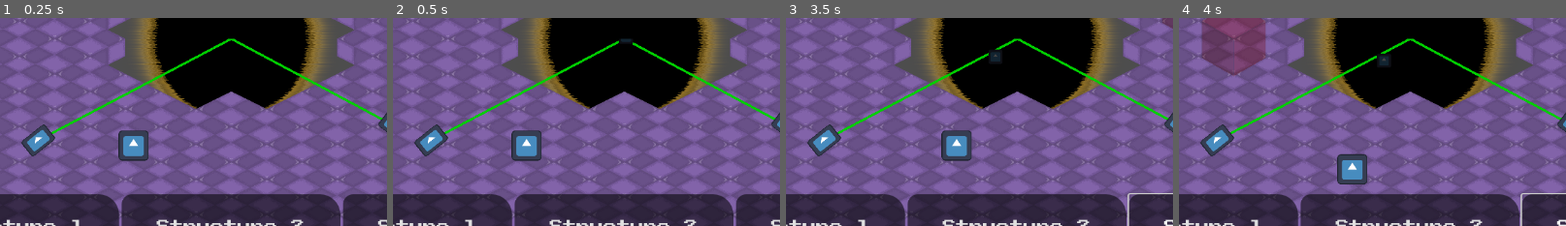
Above: before the commit, frames 1-4 (left to right).
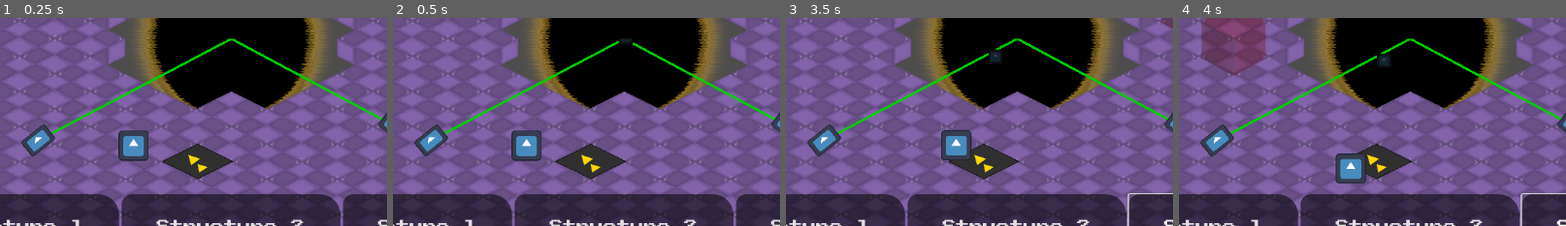
Above: after the commit, the same moments.

Repository: jkostello/Godot-Wild-Jam-69
Game: Godot game, scene res://level.tscn
Same seed, same stepped clock (60 frames per second), same inputs: the game is played once before the commit and once after it. The engine's default icon, where the game draws it, is replaced by a stand-in: a white triangle on a blue panel in a dark square.
Inputs (mouse positions are % of the whole screen's width and height, from its top left):
- Up to frame 1 (0.25 s): no input
- Up to frame 2 (0.5 s): no input
- Up to frame 3 (3.5 s): click "Structure 1" at 0.5 s; click "Structure 2" at 1.25 s; click "Structure 3" at 2 s; tap Enter at 2.75 s; move the mouse to (72, 43) at 2.77 s; hold D (right) from 2.78 s (still down); click (72, 43) at 2.92 s; tap Space at 3.02 s
- Up to frame 4 (4 s): move the mouse to (30, 53) at 3.52 s; release D (right) at 3.53 s; hold S (down) from 3.53 s (still down); tap Space at 3.77 s
The pictures show only the part of the screen within x 20-70%, y 43-93%; the shares and areas given below are measured in that part.

The runs differ from the first frame. In frame 1, 1.6% of the frame differs, in the area x 41-61%, y 60-78%; in frame 2, 1.6%; in frame 3, 1.6%; in frame 4, 1.6%.

Commit message:
done

Diff:
--- /dev/null
+++ b/conveyor.gd
@@ -0,0 +1,41 @@
+extends Structure
+
+@export var strength := 10.0
+
+var touching_bodies := []
+
+
+func _physics_process(delta):
+	var push_vec : Vector2
+	match facing_dir:
+		0:
+			push_vec = Vector2(-2,-1).normalized()
+			$Sprite2D.flip_h = true
+			$Sprite2D.flip_v = true # Change this to vertical sprite
+		1:
+			push_vec = Vector2(2,-1).normalized()
+			$Sprite2D.flip_h = false
+			$Sprite2D.flip_v = true # Change this to vertical sprite
+		2:
+			push_vec = Vector2(2,1).normalized()
+			$Sprite2D.flip_h = false
+			$Sprite2D.flip_v = false # Change this to vertical sprite
+		3:
+			push_vec = Vector2(-2,1).normalized()
+			$Sprite2D.flip_h = true
+			$Sprite2D.flip_v = false # Change this to vertical sprite
+
+	for b in touching_bodies:
+		var temp_v = b.velocity
+		b.velocity = push_vec * strength
+		b.move_and_slide()
+		b.velocity = temp_v
+
+
+
+func _on_area_2d_body_entered(body):
+	touching_bodies.append(body)
+
+
+func _on_area_2d_body_exited(body):
+	touching_bodies.erase(body)
--- /dev/null
+++ b/conveyor.tscn
@@ -0,0 +1,22 @@
+[gd_scene load_steps=4 format=3 uid="uid://dpmmqadkrpebq"]
+
+[ext_resource type="PackedScene" uid="uid://b1kv3djwawgx" path="res://structure.tscn" id="1_mejg1"]
+[ext_resource type="Script" path="res://conveyor.gd" id="2_c5h3y"]
+[ext_resource type="Texture2D" uid="uid://bovyjmr7u858l" path="res://veyror.png" id="3_foe62"]
+
+[node name="Conveyor" instance=ExtResource("1_mejg1")]
+script = ExtResource("2_c5h3y")
+strength = 40.0
+
+[node name="Sprite2D" parent="." index="0"]
+texture = ExtResource("3_foe62")
+
+[node name="Area2D" type="Area2D" parent="." index="1"]
+collision_layer = 8
+collision_mask = 6
+
+[node name="CollisionPolygon2D" type="CollisionPolygon2D" parent="Area2D" index="0"]
+polygon = PackedVector2Array(0, -75, 149, 0, 0, 74, -149, 0)
+
+[connection signal="body_entered" from="Area2D" to="." method="_on_area_2d_body_entered"]
+[connection signal="body_exited" from="Area2D" to="." method="_on_area_2d_body_exited"]
--- a/level.tscn
+++ b/level.tscn
@@ -6,6 +6,7 @@
 [ext_resource type="PackedScene" uid="uid://xn4epdl40krm" path="res://void.tscn" id="3_gfdxi"]
 [ext_resource type="PackedScene" uid="uid://ba4q10sapjinu" path="res://laser.tscn" id="4_t28y2"]
 [ext_resource type="PackedScene" uid="uid://bkwa8366unv8y" path="res://player.tscn" id="5_w3uvl"]
+[ext_resource type="PackedScene" uid="uid://dpmmqadkrpebq" path="res://conveyor.tscn" id="7_hu7mx"]
 
 [sub_resource type="NavigationPolygon" id="NavigationPolygon_j53cu"]
 vertices = PackedVector2Array(150, 0, 0, 75, -150, 0, 0, -75)
@@ -67,3 +68,7 @@
 
 [node name="Camera2D" type="Camera2D" parent="."]
 zoom = Vector2(0.35, 0.35)
+
+[node name="Conveyor" parent="." instance=ExtResource("7_hu7mx")]
+position = Vector2(-143, 523)
+strength = 10.0
--- a/player.gd
+++ b/player.gd
@@ -5,6 +5,7 @@
 # Player movement
 func _physics_process(delta):
 	var direction = Vector2(Input.get_axis("left", "right"), Input.get_axis("up", "down"))
+	direction.y *= 0.5
 	direction = direction.normalized()
 	velocity = direction * speed
 	velocity = velocity.move_toward(Vector2.ZERO, speed / 4)
--- a/player.tscn
+++ b/player.tscn
@@ -7,6 +7,7 @@
 radius = 71.007
 
 [node name="Player" type="CharacterBody2D"]
+collision_layer = 2
 motion_mode = 1
 script = ExtResource("1_e0146")
 
--- a/structure.gd
+++ b/structure.gd
@@ -1,12 +1,4 @@
 extends Node2D
 class_name Structure
 
-
-# Called when the node enters the scene tree for the first time.
-func _ready():
-	pass # Replace with function body.
-
-
-# Called every frame. 'delta' is the elapsed time since the previous frame.
-func _process(delta):
-	pass
+var facing_dir := 0 # 0-4 (upleft,upright,downright,downleft)
Not shown: 1 places in level.tscn that only renumber resources
Not shown: 1 places in turret.tscn that only renumber resources
Binary file added: veyror.png
Not shown, added: veyror.png.import
